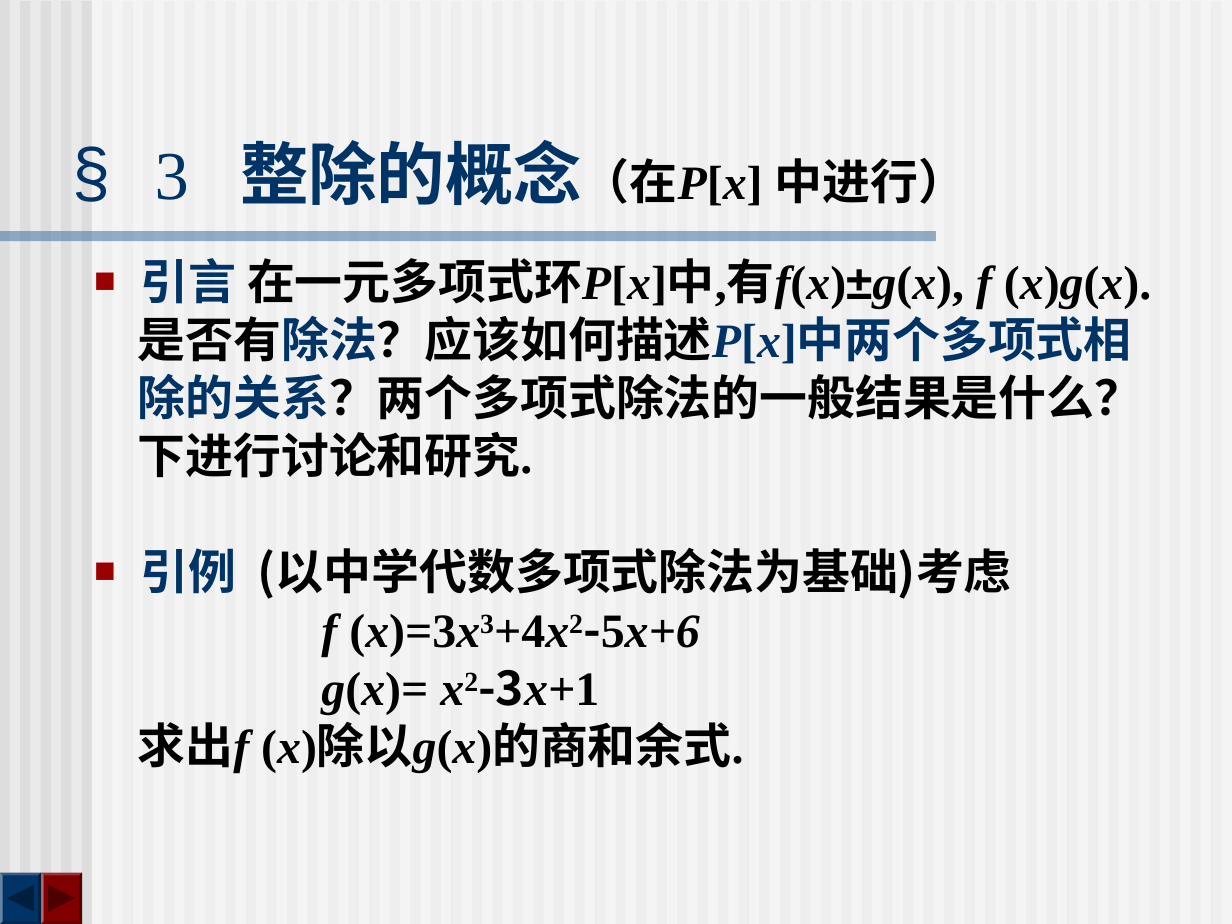
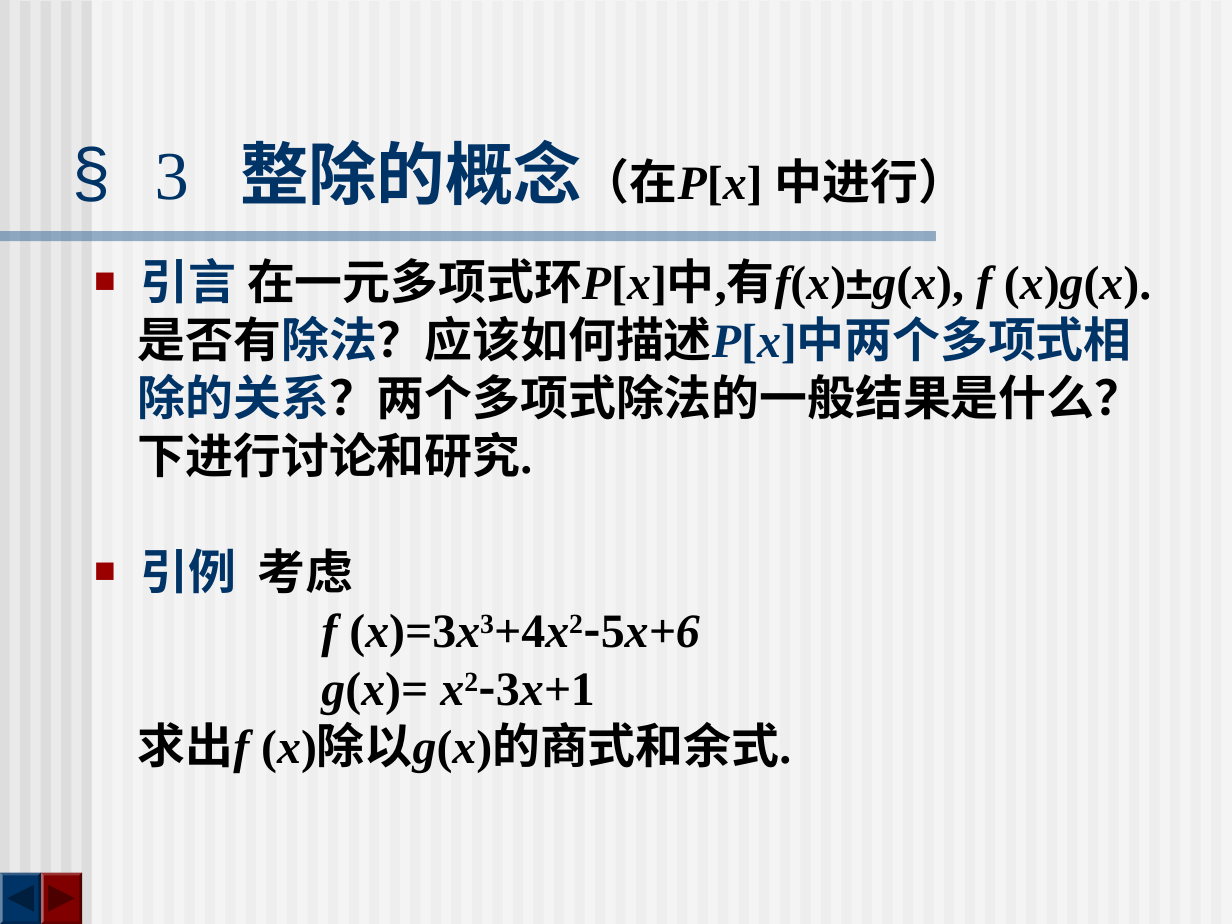
Before and after one commit to zhangbiaomath/zhangbiaomath.github.io, a slide deck: slide 15 of teaching/gaodai/课件/第1章-多项式.ppt (slide 18 before the commit). Drawn at 1232x924 pixels with LibreOffice and Linux fonts; fonts in the diff are those of the drawing. Boxes give left, top, right and bottom in pixels: in the first picture for what was removed or moved away, otherwise in the second. Text is boxed around its words. In the diff, an @@ line names an element or a change of style, - is before the commit and + after.

```diff
--- a/teaching/gaodai/课件/第1章-多项式.ppt
+++ b/teaching/gaodai/课件/第1章-多项式.ppt
@@ text at (140,548,354,594): text changed; text colour #000000 to #003366 @@
-■ 引例 (以中学代数多项式除法为基础)考虑
+■ 引例 考虑
@@ text at (321,672,595,715): font Noto Sans CJK SC to Times New Roman in "x2-3x+1" @@
@@ text at (138,722,791,774): text changed @@
-求出f (x)除以g(x)的商和余式.
+求出f (x)除以g(x)的商式和余式.
```
Also in this commit, not shown: 9 other slides changed, 3 slides removed, 15 other files.
